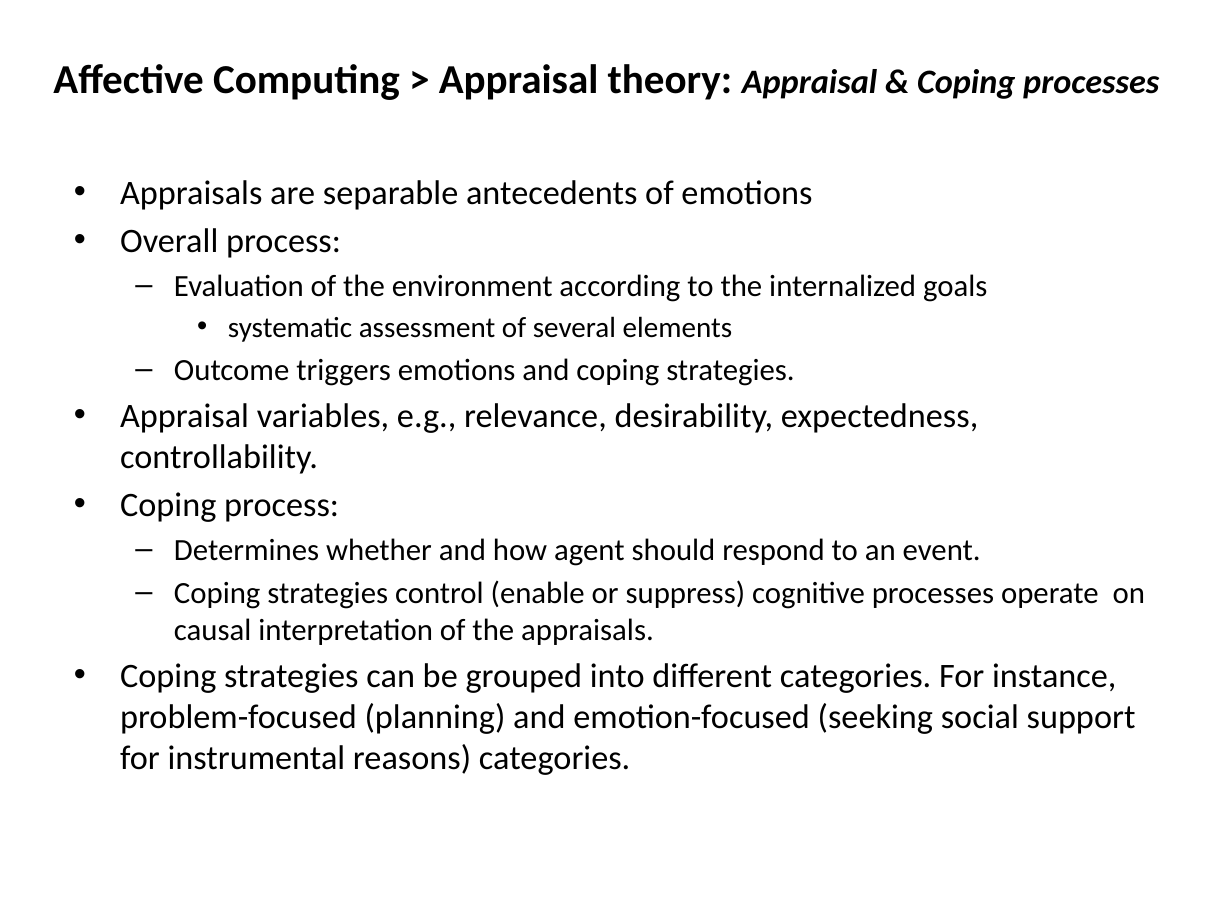
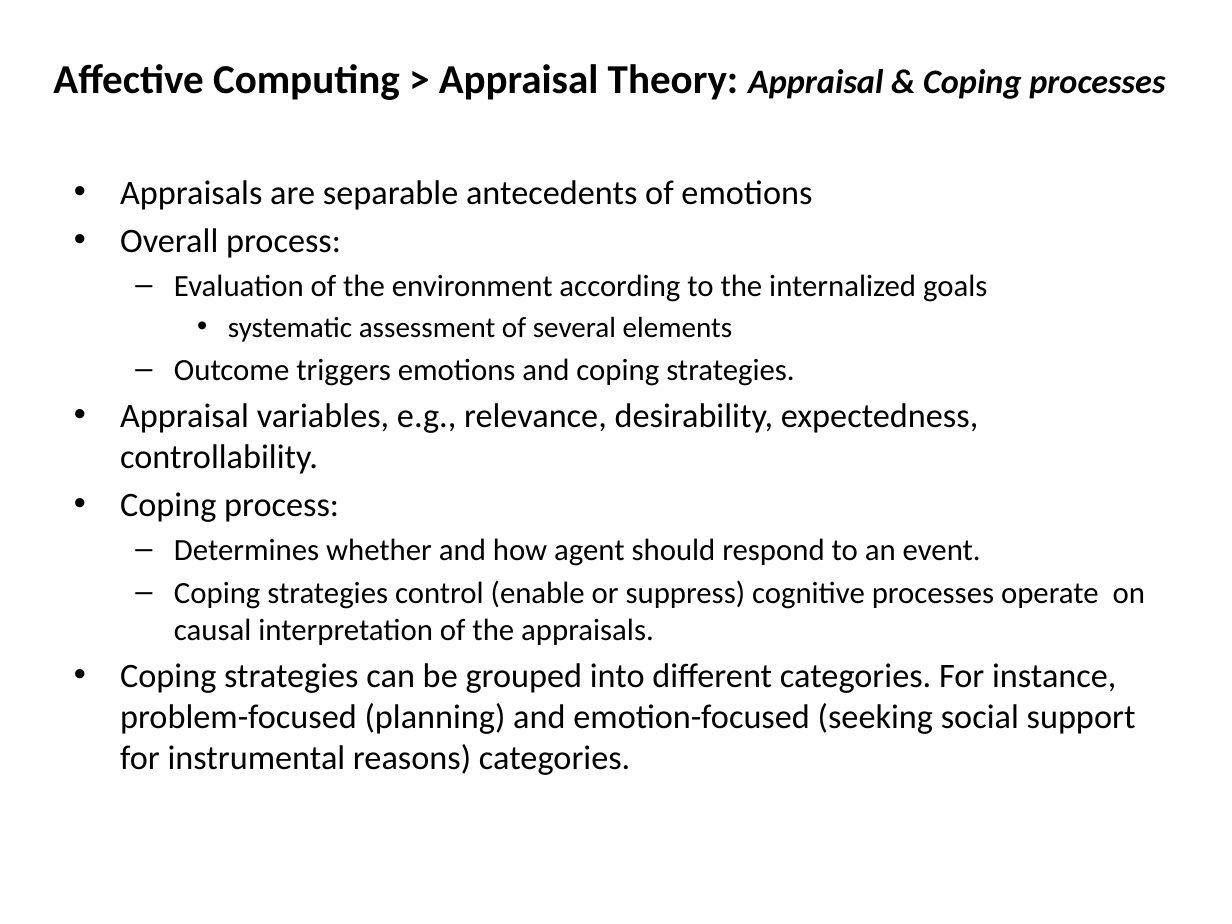
Before and after one commit to mshayganfar/CompExam1, a slide deck: slide 22 of presentation/PhD-comprehensive-exam.pptx. Drawn at 1232x924 pixels with LibreOffice and Linux fonts; fonts in the diff are those of the drawing. Boxes give left, top, right and bottom in pixels: in the first picture for what was removed or moved away, otherwise in the second. Text is boxed around its words. In the diff, an @@ line names an element or a change of style, - is before the commit and + after.

Commit message:
Dimensional theory.
Finished dimensional theories.

```diff
--- a/presentation/PhD-comprehensive-exam.pptx
+++ b/presentation/PhD-comprehensive-exam.pptx
@@ text at bbox=[53, 64, 1165, 100]: text changed @@
-Affective Computing > Appraisal theory: Appraisal & Coping processes
+Affective Computing > Appraisal Theory: Appraisal & Coping processes
```
Also in this commit, not shown: 2 other slides changed, 2 slides added.
